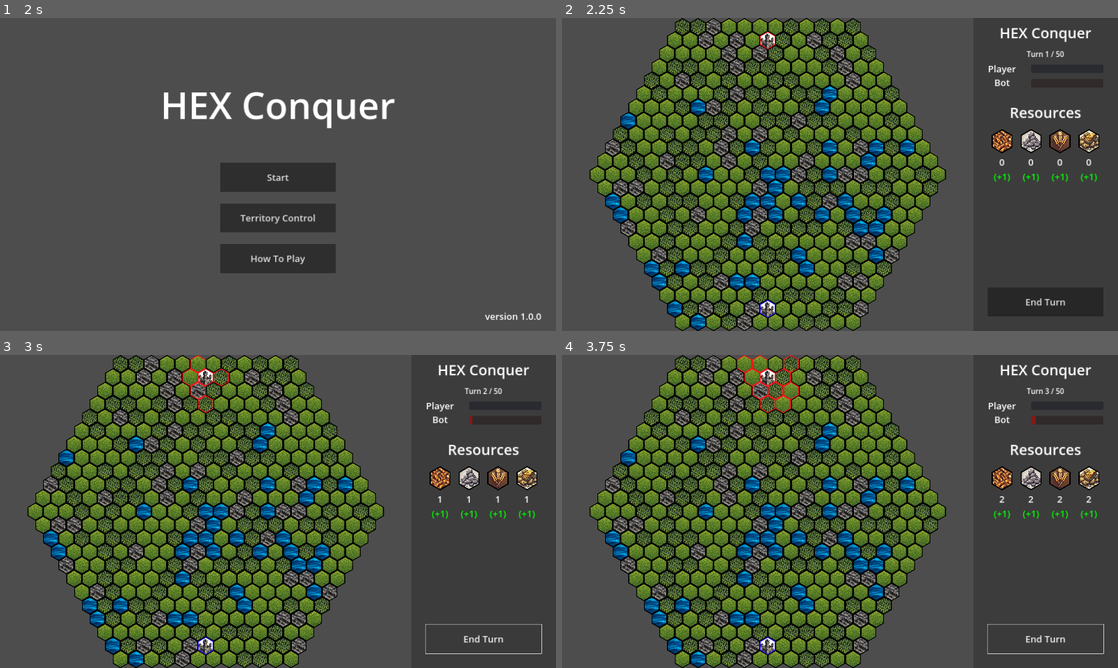
Above: before the commit, frames 1-4 (two rows, left to right).
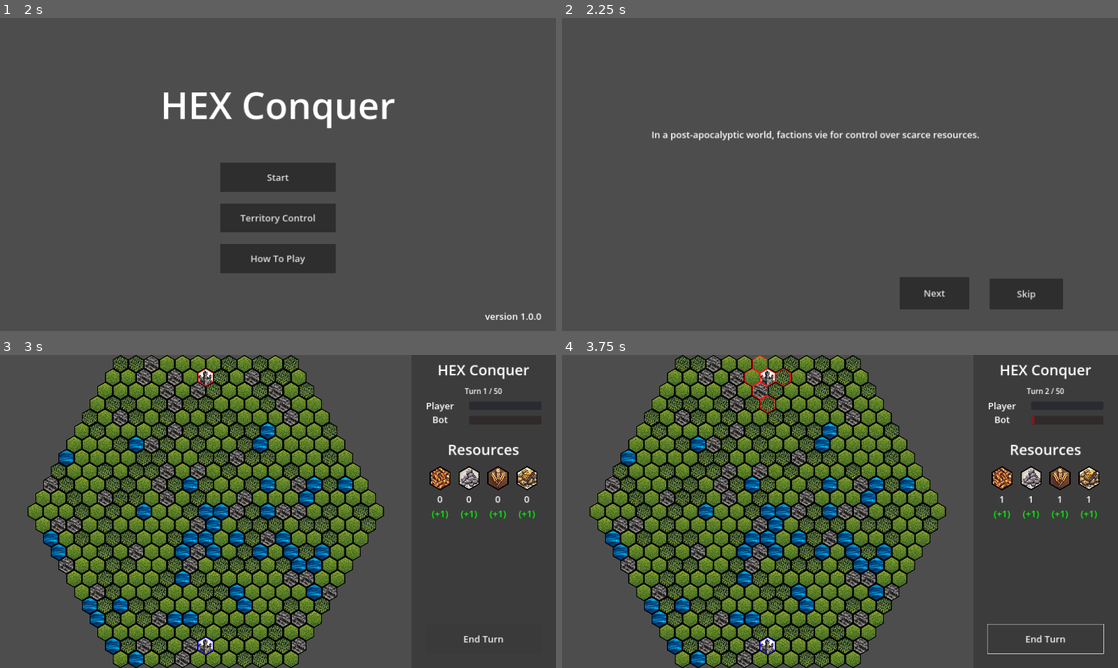
Above: after the commit, the same moments.

Repository: nguyendangy/hex-conquer
Game: Godot game, scene res://Scenes/TitleScreen.tscn
Same seed, same stepped clock (60 frames per second), same inputs: the game is played once before the commit and once after it.
Inputs (mouse positions are in pixels of both pictures, inside the frame that each line leads up to):
- Up to frame 1 (2 s): click "How To Play" at 0.5 s; click "Back" at 1.25 s
- Up to frame 2 (2.25 s): click "Start" at 2 s
- Up to frame 3 (3 s): click (467, 630) at 2.75 s, where only the run after the commit has a clickable "Skip"
- Up to frame 4 (3.75 s): click "End Turn" at 3.5 s

Frame 1 is identical in both runs. In frame 2, 50% of the frame differs, in the area x 5-98%, y 0-100%; in frame 3, 0.4%; in frame 4, 0.3%.

Commit message:
added intro, start story and close story

Diff:
--- /dev/null
+++ b/Scenes/CloseStory.tscn
@@ -0,0 +1,66 @@
+[gd_scene load_steps=5 format=3 uid="uid://ddklde6gv88os"]
+
+[ext_resource type="Script" path="res://Scenes/close_story.gd" id="1_3yrre"]
+[ext_resource type="Script" path="res://Scripts/TitleScreen.gd" id="2_tf31q"]
+[ext_resource type="AudioStream" uid="uid://btpvbw72lccim" path="res://Music/the-call-of-the-wild-128-ytshorts.savetube.me.mp3" id="3_akyiv"]
+
+[sub_resource type="SpriteFrames" id="SpriteFrames_e7c7i"]
+
+[node name="CloseStory" type="Panel"]
+script = ExtResource("1_3yrre")
+
+[node name="AnimatedSprite2D" type="AnimatedSprite2D" parent="."]
+sprite_frames = SubResource("SpriteFrames_e7c7i")
+
+[node name="Sprite2D" type="Sprite2D" parent="AnimatedSprite2D"]
+position = Vector2(959.79, 532.573)
+scale = Vector2(-1918.58, 1066.15)
+
+[node name="RichTextLabel" type="RichTextLabel" parent="."]
+top_level = true
+layout_mode = 1
+anchors_preset = 8
+anchor_left = 0.5
+anchor_top = 0.5
+anchor_right = 0.5
+anchor_bottom = 0.5
+offset_left = -651.0
+offset_top = -160.0
+offset_right = 652.0
+offset_bottom = 110.0
+grow_horizontal = 2
+grow_vertical = 2
+theme_override_font_sizes/normal_font_size = 32
+bbcode_enabled = true
+
+[node name="BackMainButton" type="Button" parent="."]
+top_level = true
+layout_mode = 1
+anchors_preset = 8
+anchor_left = 0.5
+anchor_top = 0.5
+anchor_right = 0.5
+anchor_bottom = 0.5
+offset_left = 517.0
+offset_top = 359.0
+offset_right = 770.0
+offset_bottom = 465.0
+grow_horizontal = 2
+grow_vertical = 2
+theme_override_font_sizes/font_size = 32
+text = "Back to Menu"
+icon_alignment = 1
+script = ExtResource("2_tf31q")
+
+[node name="NextStoryButton" type="Button" parent="."]
+offset_left = 1166.0
+offset_top = 894.0
+offset_right = 1406.0
+offset_bottom = 1005.0
+theme_override_font_sizes/font_size = 32
+text = "Next"
+
+[node name="AudioStreamPlayer" type="AudioStreamPlayer" parent="."]
+stream = ExtResource("3_akyiv")
+
+[connection signal="pressed" from="BackMainButton" to="BackMainButton" method="_on_back_main_button_pressed"]
--- /dev/null
+++ b/Scenes/Intro.tscn
@@ -0,0 +1,90 @@
+[gd_scene load_steps=7 format=3 uid="uid://da5snapbmmf2x"]
+
+[ext_resource type="Script" path="res://Scripts/Intro.gd" id="1_rkkga"]
+[ext_resource type="Texture2D" uid="uid://bfcx7b53rdbey" path="res://icon.svg" id="2_lhbk5"]
+
+[sub_resource type="Animation" id="Animation_kmxxw"]
+length = 0.001
+tracks/0/type = "value"
+tracks/0/imported = false
+tracks/0/enabled = true
+tracks/0/path = NodePath("ColorRect:color")
+tracks/0/interp = 1
+tracks/0/loop_wrap = true
+tracks/0/keys = {
+"times": PackedFloat32Array(0),
+"transitions": PackedFloat32Array(1),
+"update": 0,
+"values": [Color(1, 1, 1, 0)]
+}
+
+[sub_resource type="Animation" id="Animation_5nfll"]
+resource_name = "black_in"
+length = 3.0
+tracks/0/type = "value"
+tracks/0/imported = false
+tracks/0/enabled = true
+tracks/0/path = NodePath("ColorRect:color")
+tracks/0/interp = 1
+tracks/0/loop_wrap = true
+tracks/0/keys = {
+"times": PackedFloat32Array(0.166667, 1.5),
+"transitions": PackedFloat32Array(1, 1),
+"update": 0,
+"values": [Color(0, 0, 0, 1), Color(1, 1, 1, 0)]
+}
+
+[sub_resource type="Animation" id="Animation_moeix"]
+resource_name = "black_out"
+length = 3.0
+tracks/0/type = "value"
+tracks/0/imported = false
+tracks/0/enabled = true
+tracks/0/path = NodePath("ColorRect:color")
+tracks/0/interp = 1
+tracks/0/loop_wrap = true
+tracks/0/keys = {
+"times": PackedFloat32Array(1.5, 3),
+"transitions": PackedFloat32Array(1, 1),
+"update": 0,
+"values": [Color(0.917647, 0.917647, 0.917647, 0), Color(0, 0, 0, 0.980392)]
+}
+
+[sub_resource type="AnimationLibrary" id="AnimationLibrary_ahio3"]
+_data = {
+"RESET": SubResource("Animation_kmxxw"),
+"black_in": SubResource("Animation_5nfll"),
+"black_out": SubResource("Animation_moeix")
+}
+
+[node name="Node2D" type="Node2D"]
+script = ExtResource("1_rkkga")
+
+[node name="AudioStreamPlayer" type="AudioStreamPlayer" parent="."]
+
+[node name="Sprite2D" type="Sprite2D" parent="."]
+position = Vector2(981, 520)
+scale = Vector2(2.94688, 2.80625)
+texture = ExtResource("2_lhbk5")
+
+[node name="ColorRect" type="ColorRect" parent="."]
+top_level = true
+anchors_preset = 8
+anchor_left = 0.5
+anchor_top = 0.5
+anchor_right = 0.5
+anchor_bottom = 0.5
+offset_left = -1101.5
+offset_top = -674.0
+offset_right = 1101.5
+offset_bottom = 674.0
+grow_horizontal = 2
+grow_vertical = 2
+size_flags_horizontal = 0
+color = Color(1, 1, 1, 0)
+metadata/_edit_lock_ = true
+
+[node name="AnimationPlayer" type="AnimationPlayer" parent="."]
+libraries = {
+"": SubResource("AnimationLibrary_ahio3")
+}
--- /dev/null
+++ b/Scenes/StartStory.tscn
@@ -0,0 +1,68 @@
+[gd_scene load_steps=5 format=3 uid="uid://cpuklld65wd3k"]
+
+[ext_resource type="Script" path="res://Scripts/StartStory.gd" id="1_48xte"]
+[ext_resource type="Script" path="res://Scripts/TitleScreen.gd" id="2_gbhxn"]
+[ext_resource type="AudioStream" uid="uid://btpvbw72lccim" path="res://Music/the-call-of-the-wild-128-ytshorts.savetube.me.mp3" id="3_ldy6x"]
+
+[sub_resource type="SpriteFrames" id="SpriteFrames_e7c7i"]
+
+[node name="StartStory" type="Panel"]
+script = ExtResource("1_48xte")
+
+[node name="AnimatedSprite2D" type="AnimatedSprite2D" parent="."]
+sprite_frames = SubResource("SpriteFrames_e7c7i")
+
+[node name="Sprite2D" type="Sprite2D" parent="AnimatedSprite2D"]
+position = Vector2(959.79, 532.573)
+scale = Vector2(-1918.58, 1066.15)
+
+[node name="RichTextLabel" type="RichTextLabel" parent="."]
+top_level = true
+layout_mode = 1
+anchors_preset = 8
+anchor_left = 0.5
+anchor_top = 0.5
+anchor_right = 0.5
+anchor_bottom = 0.5
+offset_left = -651.0
+offset_top = -160.0
+offset_right = 652.0
+offset_bottom = 110.0
+grow_horizontal = 2
+grow_vertical = 2
+theme_override_font_sizes/normal_font_size = 32
+bbcode_enabled = true
+
+[node name="StartGameButton" type="Button" parent="."]
+top_level = true
+layout_mode = 1
+anchors_preset = 8
+anchor_left = 0.5
+anchor_top = 0.5
+anchor_right = 0.5
+anchor_bottom = 0.5
+offset_left = 517.0
+offset_top = 359.0
+offset_right = 770.0
+offset_bottom = 465.0
+grow_horizontal = 2
+grow_vertical = 2
+theme_override_font_sizes/font_size = 32
+text = "Skip"
+icon_alignment = 1
+script = ExtResource("2_gbhxn")
+
+[node name="NextStoryButton" type="Button" parent="."]
+layout_mode = 0
+offset_left = 1166.0
+offset_top = 894.0
+offset_right = 1406.0
+offset_bottom = 1005.0
+theme_override_font_sizes/font_size = 32
+text = "Next"
+
+[node name="AudioStreamPlayer" type="AudioStreamPlayer" parent="."]
+stream = ExtResource("3_ldy6x")
+
+[connection signal="pressed" from="StartGameButton" to="StartGameButton" method="_on_StartGame_pressed"]
+[connection signal="pressed" from="NextStoryButton" to="." method="_on_next_story_button_pressed"]
--- a/Scenes/TitleScreen.tscn
+++ b/Scenes/TitleScreen.tscn
@@ -32,6 +32,7 @@
 offset_top = 500.0
 offset_right = 1160.0
 offset_bottom = 600.0
+pivot_offset = Vector2(83, 346)
 theme_override_font_sizes/font_size = 32
 text = "Start"
 script = ExtResource("1_8v2ok")
@@ -66,5 +67,6 @@
 horizontal_alignment = 2
 vertical_alignment = 1
 
+[connection signal="pressed" from="StartButton" to="StartButton" method="_on_pressed"]
 [connection signal="pressed" from="StartButton" to="StartButton" method="_on_StartButton_pressed"]
 [connection signal="pressed" from="HelpButton" to="HelpButton" method="_on_HelpButton_pressed"]
--- /dev/null
+++ b/Scripts/Intro.gd
@@ -0,0 +1,17 @@
+extends Node2D
+
+@onready var animation_intro = $AnimationPlayer
+
+
+func _ready():
+ animation_intro.play("black_in")
+ get_tree().create_timer(3).timeout.connect(black_out)
+
+
+func black_out():
+ animation_intro.play("black_out")
+ get_tree().create_timer(3).timeout.connect(start_menu_scene)
+
+
+func start_menu_scene():
+ get_tree().change_scene_to_file("res://Scenes/TitleScreen.tscn")
--- a/Scripts/Main.gd
+++ b/Scripts/Main.gd
@@ -46,8 +46,9 @@
 
 	# make a restart possible
 	game_over = true
-	hud.endTurnButton.text = "Return To Home"
-
+	#hud.endTurnButton.text = "Return To Home"
+	# Transition to the Close Scene
+	get_tree().change_scene_to_file("res://Scenes/CloseStory.tscn")
 
 # called when the player ends the turn
 func end_turn() -> void:
--- /dev/null
+++ b/Scripts/StartStory.gd
@@ -0,0 +1,45 @@
+extends Panel
+
+var lines = []  # Array to store the lines of text
+var current_line_index = 0  # Tracks the current line index
+
+func _ready() -> void:
+	# Initialize the text as an array of lines
+	lines = """
+	In a post-apocalyptic world, factions vie for control over scarce resources.
+	Lead your faction to victory through strategy, courage, and wit!
+	The land is vast, yet resources are scarce. You must build, conquer, and outwit your opponents to dominate the land.
+	Your journey will not be easy, as rival factions seek to thwart your progress at every turn.
+	Will you rise as a conqueror or fade into obscurity? The choice is yours.
+	""".strip_edges().split("\n")
+
+	# Start the audio when the scene is ready
+	if $AudioStreamPlayer:
+		$AudioStreamPlayer.play()  # Start playing audio at the beginning of the scene
+
+	# Display the first line
+	_display_current_line()
+
+	# Connect the "Next" button signal using a Callable
+	$NextStoryButton.pressed.connect(_on_next_story_button_pressed)
+
+func _display_current_line():
+	# Display the current line in the RichTextLabel
+	$RichTextLabel.text = lines[current_line_index]
+
+	# Ensure audio does not restart if already playing
+	if $AudioStreamPlayer:
+		if not $AudioStreamPlayer.playing:  # Check if the audio is already playing
+			$AudioStreamPlayer.play()
+	else:
+		print("Error: AudioStreamPlayer not found in the scene!")
+
+func _on_next_story_button_pressed() -> void:
+	# Move to the next line
+	if current_line_index < lines.size() - 1:
+		current_line_index += 1
+		_display_current_line()
+	else:
+		# Optionally, hide the button or proceed to the next scene
+		$NextStoryButton.disabled = true
+		$StartGameButton.visible = true  # If there's a "Start Game" button
--- /dev/null
+++ b/Scripts/Story.tscn 16-35-03-798.tscn
@@ -0,0 +1,37 @@
+[gd_scene load_steps=2 format=3 uid="uid://cbiwqdkpnfnc8"]
+
+[ext_resource type="Script" path="res://Scripts/StartStory.gd" id="1_due87"]
+
+[node name="Panel" type="Panel"]
+anchors_preset = -1
+anchor_right = 0.119271
+anchor_bottom = 0.141667
+offset_left = 51.0
+offset_top = 16.0
+offset_right = 214.0
+offset_bottom = 149.0
+size_flags_horizontal = 0
+
+[node name="TextureRect" type="TextureRect" parent="."]
+layout_mode = 0
+offset_right = 42.0
+offset_bottom = 42.0
+
+[node name="RichTextLabel" type="RichTextLabel" parent="."]
+layout_mode = 1
+anchors_preset = -1
+anchor_right = 0.022
+anchor_bottom = 0.033
+offset_right = 39.12
+offset_bottom = 38.68
+script = ExtResource("1_due87")
+
+[node name="Button" type="Button" parent="."]
+layout_mode = 0
+offset_right = 122.0
+offset_bottom = 38.0
+text = "Continue
+"
+script = ExtResource("1_due87")
+
+[connection signal="pressed" from="Button" to="Button" method="_on_StartStoryButton_pressed"]
--- a/Scripts/TitleScreen.gd
+++ b/Scripts/TitleScreen.gd
@@ -2,7 +2,7 @@
 
 
 func _on_StartButton_pressed() -> void:
-	get_tree().change_scene_to_file("res://Scenes/Main.tscn")
+	get_tree().change_scene_to_file("res://Scenes/StartStory.tscn")
 
 
 func _on_HelpButton_pressed() -> void:
@@ -11,3 +11,12 @@
 
 func _on_BackButton_pressed() -> void:
 	get_tree().change_scene_to_file("res://Scenes/TitleScreen.tscn")
+
+func _on_StartGame_pressed() -> void:
+	get_tree().change_scene_to_file("res://Scenes/Main.tscn")
+
+func _on_back_main_button_pressed() -> void:
+	get_tree().change_scene_to_file("res://Scenes/TitleScreen.tscn")
+
+func _on_pressed() -> void:
+	pass # Replace with function body.
--- /dev/null
+++ b/Scripts/close_story.gd
@@ -0,0 +1,45 @@
+extends Panel
+
+var lines = []  # Array to store the lines of text
+var current_line_index = 0  # Tracks the current line index
+
+func _ready() -> void:
+	# Initialize the text as an array of lines
+	lines = """
+	The battle for survival has come to an end. The factions have fought valiantly, each striving for control over the scarce remnants of a broken world.
+	Amid the chaos, alliances were forged, betrayals unfolded, and victories were hard-won.
+	Now, the land bears the scars of conflict, but also a glimmer of hope. The choices made today will shape the future of tomorrow.
+	You have risen as a conqueror, but your journey is far from over. Will you rebuild this fractured world, or will history repeat itself?
+	The decision rests in your hands. Until we meet again, farewell.
+	""".strip_edges().split("\n")
+
+	# Start the audio when the scene is ready
+	if $AudioStreamPlayer:
+		$AudioStreamPlayer.play()  # Start playing audio at the beginning of the scene
+
+	# Display the first line
+	_display_current_line()
+
+	# Connect the "Next" button signal using a Callable
+	$NextStoryButton.pressed.connect(_on_next_story_button_pressed)
+
+func _display_current_line():
+	# Display the current line in the RichTextLabel
+	$RichTextLabel.text = lines[current_line_index]
+
+	# Ensure audio does not restart if already playing
+	if $AudioStreamPlayer:
+		if not $AudioStreamPlayer.playing:  # Check if the audio is already playing
+			$AudioStreamPlayer.play()
+	else:
+		print("Error: AudioStreamPlayer not found in the scene!")
+
+func _on_next_story_button_pressed() -> void:
+	# Move to the next line
+	if current_line_index < lines.size() - 1:
+		current_line_index += 1
+		_display_current_line()
+	else:
+		# Optionally, hide the button or proceed to the next scene
+		$NextStoryButton.disabled = true
+		$BackMainButton.visible = true  # If there's a "Start Game" button
Not shown, added: Music/the-call-of-the-wild-128-ytshorts.savetube.me.mp3.import
Not shown, added: .DS_Store
Not shown, added: Music/the-call-of-the-wild-128-ytshorts.savetube.me.mp3
Not shown, added: Scenes/.DS_Store
Not shown, added: Scripts/.DS_Store
